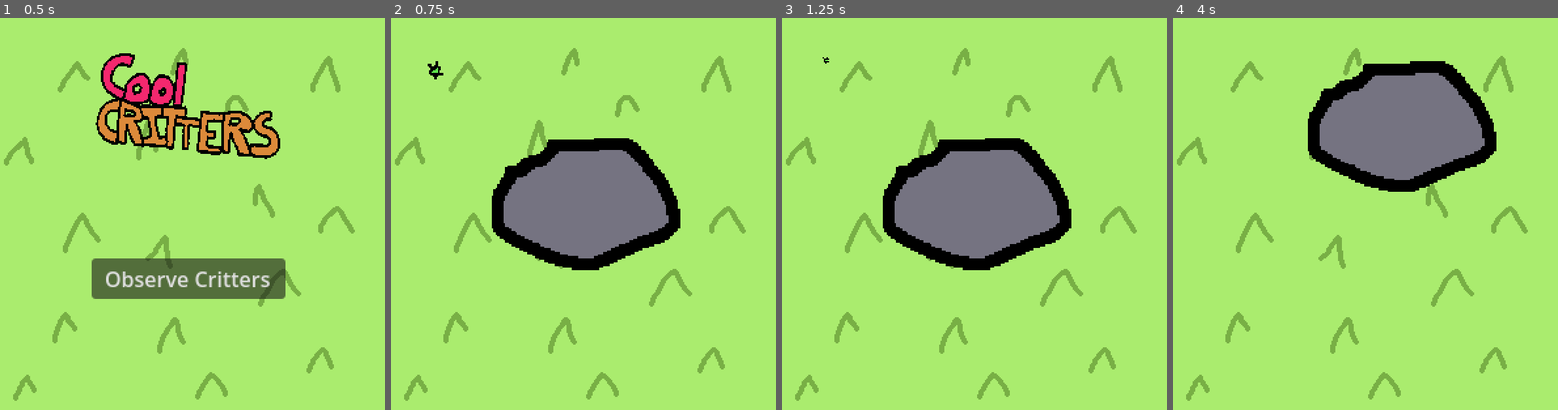
Above: before the commit, frames 1-4 (left to right).
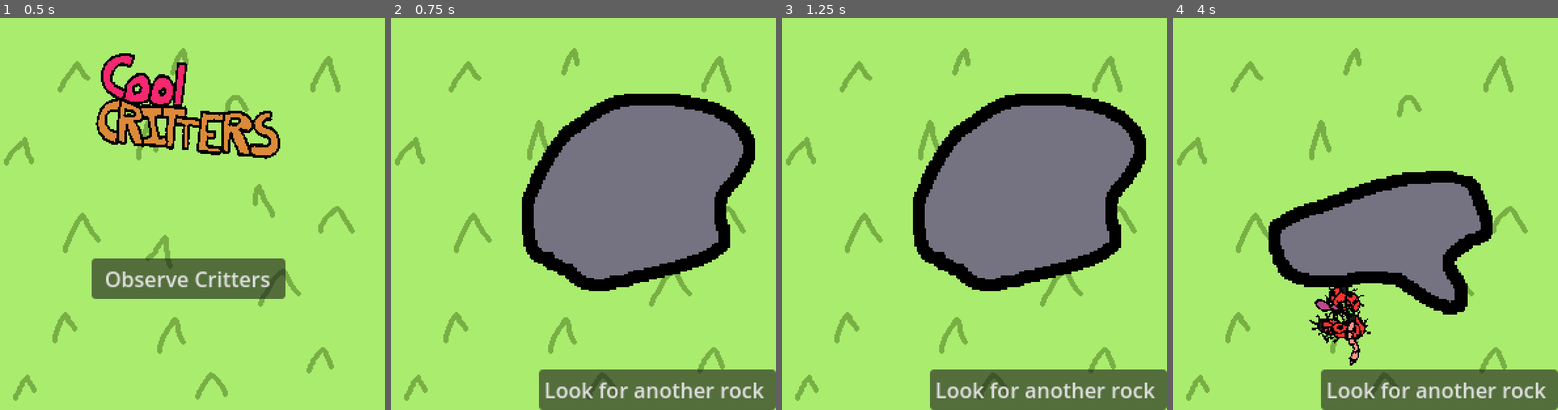
Above: after the commit, the same moments.

Repository: kennethbchen/Cool-Critters
Game: Godot game, scene res://title.tscn
The game is run twice, just before and just after one commit, with the same random seed, the same clock (stepped at 60 frames per second) and the same inputs.
Inputs (mouse positions are in pixels of both pictures, inside the frame that each line leads up to):
- Up to frame 1 (0.5 s): no input
- Up to frame 2 (0.75 s): click "Observe Critters" at 0.5 s
- Up to frame 3 (1.25 s): no input
- Up to frame 4 (4 s): click (1438, 390) at 1.25 s, where only the run after the commit has a clickable "Look for another rock"; click (1438, 390) at 2 s, where only the run after the commit has a clickable "Look for another rock"; click (1438, 390) at 2.75 s, where only the run after the commit has a clickable "Look for another rock"; tap Enter at 3.5 s; drag from (1365, 206) to (1400, 127) at 3.52 s

Frame 1 is identical in both runs. In frame 2, 24% of the frame differs, in the area x 9-100%, y 11-100%; in frame 3, 24%; in frame 4, 33%, in the area x 24-100%, y 11-100%.

Commit message:
Implemented randomly generating rock and critters

Diff:
--- a/Game.gd
+++ b/Game.gd
@@ -1,10 +1,36 @@
 extends Node2D
 
+
+@export_group("Rock")
+@export var rock_scene: PackedScene
+
+@export var rock_origin: Marker2D
+
+@export var rock_spawn_radius: float = 80
+
+@export_group("Critter")
 @export var critter_scene: PackedScene
+
+@export var critter_spawn_radius: float = 10
+
+@onready var critter_parent: Node = $Critters
+
+var rand: RandomNumberGenerator
 
 # Called when the node enters the scene tree for the first time.
 func _ready():
-	pass # Replace with function body.
+	rand = RandomNumberGenerator.new()
+
+	var spawn_point = rock_origin.position + Vector2(rand.randi_range(-rock_spawn_radius, rock_spawn_radius), rand.randi_range(-rock_spawn_radius, rock_spawn_radius))
+
+	var rock = rock_scene.instantiate()
+	add_child(rock)
+	rock.position = spawn_point
+
+	for i in range(0, rand.randi_range(4, 10)):
+		var critter = critter_scene.instantiate()
+		critter_parent.add_child(critter)
+		critter.position = spawn_point + Vector2(rand.randi_range(-critter_spawn_radius, critter_spawn_radius), rand.randi_range(-critter_spawn_radius, critter_spawn_radius))
 
 
 # Called every frame. 'delta' is the elapsed time since the previous frame.
--- a/game.tscn
+++ b/game.tscn
@@ -1,32 +1,22 @@
-[gd_scene load_steps=23 format=3 uid="uid://b55kcv7uhnbqh"]
+[gd_scene load_steps=8 format=3 uid="uid://b55kcv7uhnbqh"]
 
-[ext_resource type="Script" path="res://scripts/Rock.gd" id="1_74gl1"]
 [ext_resource type="Script" path="res://Game.gd" id="1_e1h1s"]
-[ext_resource type="Texture2D" uid="uid://do110c20y1d8e" path="res://sprites/cool critters_Slices/Rock5.png" id="1_klhtb"]
 [ext_resource type="Texture2D" uid="uid://b2l53w5ojkmql" path="res://sprites/cool critters_Slices/Grass.png" id="1_lki38"]
 [ext_resource type="PackedScene" uid="uid://jervbtlwclkc" path="res://scenes/critter.tscn" id="2_rwof5"]
-[ext_resource type="Script" path="res://scripts/SpriteAssigner.gd" id="5_8ecb3"]
-[ext_resource type="Texture2D" uid="uid://dxuqcvrk5r2s8" path="res://sprites/cool critters_Slices/Rock11.png" id="5_ts1l1"]
-[ext_resource type="Texture2D" uid="uid://3t67moqn23cp" path="res://sprites/cool critters_Slices/Rock1.png" id="6_e323k"]
-[ext_resource type="Texture2D" uid="uid://cojgib6kbr57u" path="res://sprites/cool critters_Slices/Rock2.png" id="7_06gsw"]
-[ext_resource type="Texture2D" uid="uid://cw2jn7sb4bimc" path="res://sprites/cool critters_Slices/Rock3.png" id="8_rtujf"]
-[ext_resource type="Texture2D" uid="uid://bd8y8yrh784f" path="res://sprites/cool critters_Slices/Rock4.png" id="9_u7ymg"]
-[ext_resource type="Texture2D" uid="uid://cjwdmfpyv8f8h" path="res://sprites/cool critters_Slices/Rock6.png" id="11_oibjr"]
-[ext_resource type="Texture2D" uid="uid://b73ahyetavlxu" path="res://sprites/cool critters_Slices/Rock7.png" id="12_0g386"]
-[ext_resource type="Texture2D" uid="uid://bp5qiidr6bsnt" path="res://sprites/cool critters_Slices/Rock8.png" id="13_pmbv5"]
-[ext_resource type="Texture2D" uid="uid://brsp0j3gqag1w" path="res://sprites/cool critters_Slices/Rock9.png" id="14_vlbpl"]
-[ext_resource type="Texture2D" uid="uid://c8ijingms51ky" path="res://sprites/cool critters_Slices/Rock10.png" id="15_1gsr7"]
-[ext_resource type="Texture2D" uid="uid://wdihivmt7vd5" path="res://sprites/cool critters_Slices/Rock12.png" id="17_uxhky"]
-[ext_resource type="Texture2D" uid="uid://b18old8mc54ci" path="res://sprites/cool critters_Slices/Rock13.png" id="18_6jr5g"]
-[ext_resource type="Texture2D" uid="uid://c7b4kxl2d52fs" path="res://sprites/cool critters_Slices/Rock14.png" id="19_5g4ok"]
-[ext_resource type="Texture2D" uid="uid://ctpbv3dmbgevo" path="res://sprites/cool critters_Slices/Rock15.png" id="20_rltgj"]
-[ext_resource type="Texture2D" uid="uid://f7papryr8m38" path="res://sprites/cool critters_Slices/Rock16.png" id="21_0g3jp"]
+[ext_resource type="PackedScene" uid="uid://cm5vmpfdvfpx7" path="res://scenes/rock.tscn" id="4_lff41"]
+[ext_resource type="Script" path="res://addons/simplemenu/simple_menu/simple_menu.gd" id="5_hj1lp"]
+[ext_resource type="Script" path="res://addons/simplemenu/simple_menu_button_binding.gd" id="6_ukh51"]
 
-[sub_resource type="CircleShape2D" id="CircleShape2D_3yklb"]
-radius = 78.6921
+[sub_resource type="Resource" id="Resource_lpcou"]
+script = ExtResource("6_ukh51")
+button_path = NodePath("../ResetButton")
+action_type = 4
 
-[node name="game" type="Node2D"]
+[node name="game" type="Node2D" node_paths=PackedStringArray("rock_origin")]
 script = ExtResource("1_e1h1s")
+rock_scene = ExtResource("4_lff41")
+rock_origin = NodePath("RockOrigin")
+critter_scene = ExtResource("2_rwof5")
 
 [node name="Grass" type="Sprite2D" parent="."]
 z_index = -5
@@ -35,21 +25,23 @@
 
 [node name="Critters" type="Node" parent="."]
 
-[node name="Critter" parent="Critters" instance=ExtResource("2_rwof5")]
-position = Vector2(39, 42)
+[node name="RockOrigin" type="Marker2D" parent="."]
+position = Vector2(151, 151)
 
-[node name="Rock" type="Area2D" parent="."]
-position = Vector2(154, 143)
-scale = Vector2(1.5, 1.5)
-script = ExtResource("1_74gl1")
+[node name="UI" type="CanvasLayer" parent="."]
 
-[node name="SpriteAssigner" type="Node2D" parent="Rock" node_paths=PackedStringArray("sprite")]
-script = ExtResource("5_8ecb3")
-sprite = NodePath("Sprite2D")
-textures = Array[Texture2D]([ExtResource("6_e323k"), ExtResource("7_06gsw"), ExtResource("8_rtujf"), ExtResource("9_u7ymg"), ExtResource("1_klhtb"), ExtResource("11_oibjr"), ExtResource("12_0g386"), ExtResource("13_pmbv5"), ExtResource("14_vlbpl"), ExtResource("15_1gsr7"), ExtResource("5_ts1l1"), ExtResource("17_uxhky"), ExtResource("18_6jr5g"), ExtResource("19_5g4ok"), ExtResource("20_rltgj"), ExtResource("21_0g3jp")])
+[node name="SimpleMenu" type="Node" parent="UI"]
+script = ExtResource("5_hj1lp")
+actions = Array[ExtResource("6_ukh51")]([SubResource("Resource_lpcou")])
 
-[node name="Sprite2D" type="Sprite2D" parent="Rock/SpriteAssigner"]
-texture = ExtResource("5_ts1l1")
-
-[node name="CollisionShape2D" type="CollisionShape2D" parent="Rock"]
-shape = SubResource("CircleShape2D_3yklb")
+[node name="ResetButton" type="Button" parent="UI"]
+anchors_preset = 3
+anchor_left = 1.0
+anchor_top = 1.0
+anchor_right = 1.0
+anchor_bottom = 1.0
+offset_left = -181.0
+offset_top = -31.0
+grow_horizontal = 0
+grow_vertical = 0
+text = "Look for another rock "
--- a/scenes/critter.tscn
+++ b/scenes/critter.tscn
@@ -35,6 +35,7 @@
 [node name="Critter" type="Node2D"]
 z_index = -1
 script = ExtResource("1_cctx2")
+speed = 0.15
 
 [node name="SpriteAssigner" type="Node2D" parent="." node_paths=PackedStringArray("sprite")]
 script = ExtResource("30_nsne3")
--- /dev/null
+++ b/scenes/rock.tscn
@@ -0,0 +1,39 @@
+[gd_scene load_steps=20 format=3 uid="uid://cm5vmpfdvfpx7"]
+
+[ext_resource type="Script" path="res://scripts/Rock.gd" id="1_fhttv"]
+[ext_resource type="Script" path="res://scripts/SpriteAssigner.gd" id="2_dj1gu"]
+[ext_resource type="Texture2D" uid="uid://3t67moqn23cp" path="res://sprites/cool critters_Slices/Rock1.png" id="3_jgam3"]
+[ext_resource type="Texture2D" uid="uid://cojgib6kbr57u" path="res://sprites/cool critters_Slices/Rock2.png" id="4_ljr4c"]
+[ext_resource type="Texture2D" uid="uid://cw2jn7sb4bimc" path="res://sprites/cool critters_Slices/Rock3.png" id="5_33s7n"]
+[ext_resource type="Texture2D" uid="uid://bd8y8yrh784f" path="res://sprites/cool critters_Slices/Rock4.png" id="6_pwvoi"]
+[ext_resource type="Texture2D" uid="uid://do110c20y1d8e" path="res://sprites/cool critters_Slices/Rock5.png" id="7_3ug2v"]
+[ext_resource type="Texture2D" uid="uid://cjwdmfpyv8f8h" path="res://sprites/cool critters_Slices/Rock6.png" id="8_4nogi"]
+[ext_resource type="Texture2D" uid="uid://b73ahyetavlxu" path="res://sprites/cool critters_Slices/Rock7.png" id="9_o5g5q"]
+[ext_resource type="Texture2D" uid="uid://bp5qiidr6bsnt" path="res://sprites/cool critters_Slices/Rock8.png" id="10_vnno5"]
+[ext_resource type="Texture2D" uid="uid://brsp0j3gqag1w" path="res://sprites/cool critters_Slices/Rock9.png" id="11_wwrqc"]
+[ext_resource type="Texture2D" uid="uid://c8ijingms51ky" path="res://sprites/cool critters_Slices/Rock10.png" id="12_2ji3r"]
+[ext_resource type="Texture2D" uid="uid://dxuqcvrk5r2s8" path="res://sprites/cool critters_Slices/Rock11.png" id="13_nd03k"]
+[ext_resource type="Texture2D" uid="uid://wdihivmt7vd5" path="res://sprites/cool critters_Slices/Rock12.png" id="14_y1lgh"]
+[ext_resource type="Texture2D" uid="uid://b18old8mc54ci" path="res://sprites/cool critters_Slices/Rock13.png" id="15_rg4td"]
+[ext_resource type="Texture2D" uid="uid://c7b4kxl2d52fs" path="res://sprites/cool critters_Slices/Rock14.png" id="16_ohqih"]
+[ext_resource type="Texture2D" uid="uid://ctpbv3dmbgevo" path="res://sprites/cool critters_Slices/Rock15.png" id="17_me0ym"]
+[ext_resource type="Texture2D" uid="uid://f7papryr8m38" path="res://sprites/cool critters_Slices/Rock16.png" id="18_atb4p"]
+
+[sub_resource type="CircleShape2D" id="CircleShape2D_3yklb"]
+radius = 78.6921
+
+[node name="Rock" type="Area2D"]
+position = Vector2(154, 143)
+scale = Vector2(1.5, 1.5)
+script = ExtResource("1_fhttv")
+
+[node name="SpriteAssigner" type="Node2D" parent="." node_paths=PackedStringArray("sprite")]
+script = ExtResource("2_dj1gu")
+sprite = NodePath("Sprite2D")
+textures = Array[Texture2D]([ExtResource("3_jgam3"), ExtResource("4_ljr4c"), ExtResource("5_33s7n"), ExtResource("6_pwvoi"), ExtResource("7_3ug2v"), ExtResource("8_4nogi"), ExtResource("9_o5g5q"), ExtResource("10_vnno5"), ExtResource("11_wwrqc"), ExtResource("12_2ji3r"), ExtResource("13_nd03k"), ExtResource("14_y1lgh"), ExtResource("15_rg4td"), ExtResource("16_ohqih"), ExtResource("17_me0ym"), ExtResource("18_atb4p")])
+
+[node name="Sprite2D" type="Sprite2D" parent="SpriteAssigner"]
+texture = ExtResource("13_nd03k")
+
+[node name="CollisionShape2D" type="CollisionShape2D" parent="."]
+shape = SubResource("CircleShape2D_3yklb")
